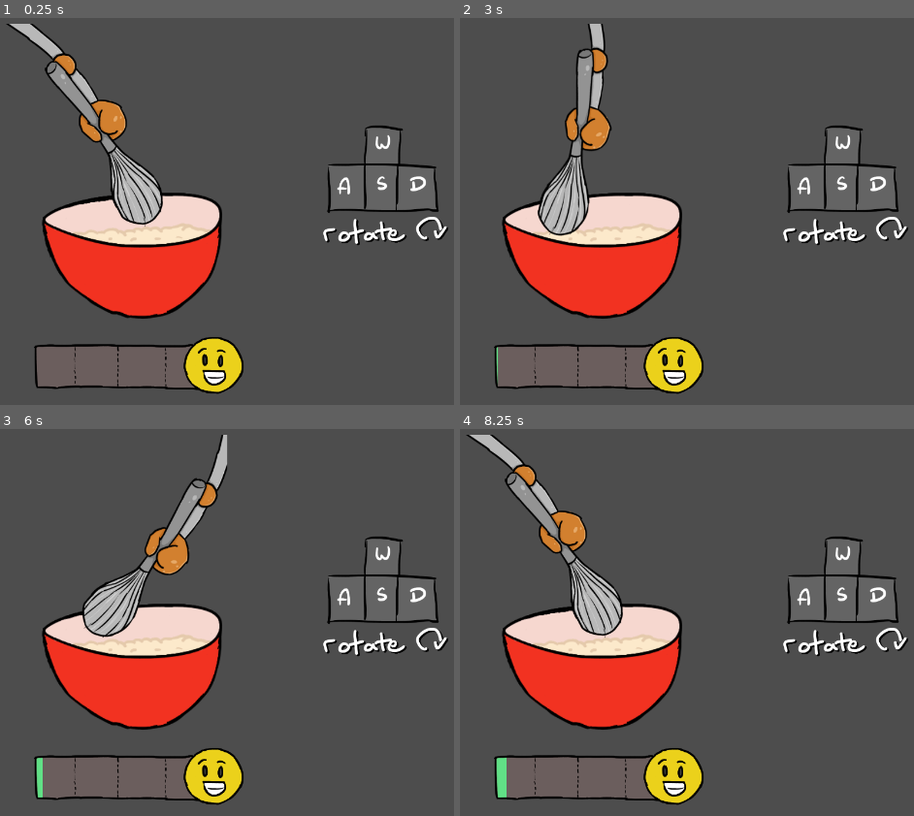
Above: before the commit, frames 1-4 (two rows, left to right).
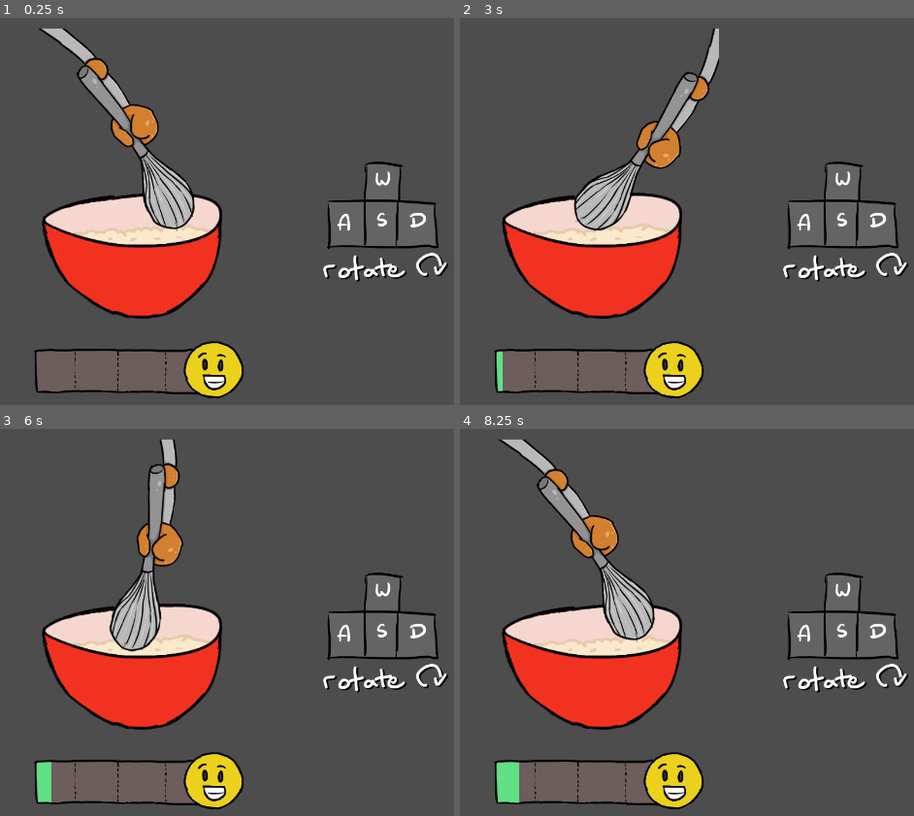
Above: after the commit, the same moments.

Repository: yanalex981/Tasty-Treads
Game: Godot game, scene res://Scenes/Microgames/StirMicrogame.tscn
Same seed, same stepped clock (60 frames per second), same inputs: the game is played once before the commit and once after it. This scene is started directly instead of the project's main scene.
Inputs:
- Up to frame 1 (0.25 s): no input
- Up to frame 2 (3 s): tap Enter (ui_accept) at 0.5, 0.77, 1.25, 1.52, 2, 2.75 s; hold D (right) 0.53-1.28 s; tap Space (interact) every 0.75 s from 0.6 to 2.85 s; hold S (down) 1.28-2.03 s; hold D (right) 2.03-2.78 s; hold W (up) from 2.78 s (still down)
- Up to frame 3 (6 s): tap Enter (ui_accept) at 3.02, 3.5, 3.77, 4.25, 4.52 s; release W (up) at 3.53 s; hold A (left) 3.53-5.03 s; tap Space (interact) every 0.75 s from 3.6 to 5.85 s; hold S (down) 5.03-5.78 s; hold D (right) from 5.78 s (still down)
- Up to frame 4 (8.25 s): tap Enter (ui_accept) at 6.02, 6.77, 7.52 s; release D (right) at 6.53 s; hold W (up) 6.53-7.28 s; tap Space (interact) at 6.6, 7.35, 8.1 s; hold D (right) 7.28-8.03 s; hold S (down) from 8.03 s (still down)

The runs differ from the first frame. In frame 1, 12% of the frame differs, in the area x 1-99%, y 1-99%; in frame 2, 12%, in the area x 7-99%, y 1-99%; in frame 3, 11%; in frame 4, 12%.

Commit message:
Added upgrade modes to the other minigames. Adjusted score evaluations.
Now minigames return a boolean value of whether the task of successful or no successful.

Diff:
--- a/Scenes/Microgames/OvenMicrogame.tscn
+++ b/Scenes/Microgames/OvenMicrogame.tscn
@@ -1,9 +1,10 @@
-[gd_scene load_steps=9 format=3 uid="uid://ds77dbghyaifc"]
+[gd_scene load_steps=10 format=3 uid="uid://ds77dbghyaifc"]
 
 [ext_resource type="Script" path="res://Scripts/Microgames/Oven/OvenMicrogame.gd" id="1_uo1gh"]
 [ext_resource type="Texture2D" uid="uid://dvwb0qsxl73xw" path="res://Assets/Microgames/oven.png" id="2_my1uw"]
 [ext_resource type="Texture2D" uid="uid://b0tmnyluad5ak" path="res://Assets/Microgames/Minigame UI/ovenBarUnder.png" id="3_g8yms"]
 [ext_resource type="Texture2D" uid="uid://b4l6scnj0u4a6" path="res://Assets/Controls/mash.png" id="3_qpd2i"]
+[ext_resource type="Texture2D" uid="uid://clyesl6hixtl4" path="res://Assets/Microgames/ovenPan.png" id="3_y23o3"]
 [ext_resource type="Texture2D" uid="uid://bpfv22do8kf4e" path="res://Assets/Microgames/Minigame UI/ovenBarFrame.png" id="4_45k3y"]
 [ext_resource type="Texture2D" uid="uid://chnslkw126ecb" path="res://Assets/Microgames/Minigame UI/ovenBarProgress.png" id="5_052ct"]
 [ext_resource type="Script" path="res://Scripts/Microgames/Oven/BakeLevelBar.gd" id="6_whq85"]
@@ -17,6 +18,7 @@
 texture = ExtResource("2_my1uw")
 
 [node name="Pan" type="Sprite2D" parent="Oven"]
+texture = ExtResource("3_y23o3")
 
 [node name="UI" type="Control" parent="."]
 layout_mode = 3
--- a/Scenes/Microgames/PouringMicrogame.tscn
+++ b/Scenes/Microgames/PouringMicrogame.tscn
@@ -157,6 +157,7 @@
 anchors_preset = 0
 offset_right = 1366.0
 offset_bottom = 771.0
+metadata/_edit_lock_ = true
 
 [node name="Controls" type="Sprite2D" parent="UI"]
 position = Vector2(216, 264)
--- a/Scenes/Microgames/StirMicrogame.tscn
+++ b/Scenes/Microgames/StirMicrogame.tscn
@@ -11,6 +11,7 @@
 
 [node name="StirMicrogame" type="Node2D"]
 script = ExtResource("1_noy1s")
+upgraded = true
 
 [node name="Bowl" type="Sprite2D" parent="."]
 position = Vector2(688, 424)
@@ -18,7 +19,7 @@
 texture = ExtResource("2_e6d6i")
 
 [node name="StirHand" type="Sprite2D" parent="."]
-position = Vector2(648, 232)
+position = Vector2(704, 240)
 scale = Vector2(0.765625, 0.765625)
 texture = ExtResource("2_hga18")
 hframes = 3
@@ -30,10 +31,10 @@
 anchor_top = 1.0
 anchor_right = 0.5
 anchor_bottom = 1.0
-offset_left = -444.082
-offset_top = -52.2448
-offset_right = 37.9184
-offset_bottom = 89.7552
+offset_left = -517.224
+offset_top = -52.2449
+offset_right = -35.2244
+offset_bottom = 89.7551
 grow_horizontal = 2
 grow_vertical = 0
 texture_under = ExtResource("4_qxkb8")
@@ -47,7 +48,7 @@
 offset_bottom = 771.0
 
 [node name="Controls" type="Sprite2D" parent="UI"]
-position = Vector2(1128, 328)
+position = Vector2(1128, 392)
 scale = Vector2(0.66, 0.66)
 texture = ExtResource("4_lcxx0")
 
--- a/Scripts/Microgames/Pouring/PouringMicrogame.gd
+++ b/Scripts/Microgames/Pouring/PouringMicrogame.gd
@@ -7,17 +7,17 @@
 @onready var end_display = $UI/EndUI
 
 const SUCC_RANGE = [3, 5] # 4 is the perfect fill level
-const BIG_OVERFLOW_FRAME = 7
 
-var anim_started = false
-var anim_speeds = [0.5, 1.5, 3]
-var dough_scales = [0.3, 0.5, 1]
-var tilt_intervals = [-30, -15, 0, 45]
-var success = false
+var anim_started : bool = false
+var anim_speeds : Array[float] = [0.5, 1.5, 3] # speeds for pan filling
+var dough_scales : Array[float] = [0.3, 0.5, 1] # scales for dough width when pouring
+var tilt_intervals : Array[int] = [-30, -15, 0, 45]
 
+var success : bool = false
 signal game_ended(results)
 
 func _process(_delta):
+	# stop game when user hits stop or if the pan overflows
 	if Input.is_action_just_pressed("interact") || pan_player == null:
 		end_display.show()
 		get_tree().paused = true
@@ -36,13 +36,15 @@
 		await get_tree().create_timer(1.0).timeout
 		queue_free()
 
-func _on_robot_bowl_pour_started(tilt):
+# Note: Should probably move bowl and pan under one node and move these functions there.
+func _on_robot_bowl_pour_started(tilt : float):
+	# instance check
 	if (pan_player == null):
 		return
 
-	# adjust speed (or amount filled) depending on the angle
+	# adjust amount poured depending on the angle
 	if !anim_started:
-		#begin filling
+		# begin filling
 		anim_started = true
 		pan_player.play("fill_up")
 	elif tilt > tilt_intervals[0] && tilt < tilt_intervals[1]:
@@ -58,6 +60,7 @@
 		pan_player.speed_scale = anim_speeds[2]
 		dough_player.play("pour_fast")
 
+
 func _on_robot_bowl_pour_stopped():
 	# stop the fill
 	pan_player.pause()
--- a/Scripts/Microgames/Pouring/RobotBowl.gd
+++ b/Scripts/Microgames/Pouring/RobotBowl.gd
@@ -3,22 +3,23 @@
 @onready var bowl = $Bowl
 @onready var dough = $Dough
 
-const MIN_TILT = -30
-const MAX_TILT = 45
+const MIN_TILT : int = -30 # degrees in rotation
+const MAX_TILT : int = 45
 
-var cur_tilt = 0
-var tilt_rate = 1
+var cur_tilt : float = 0
+var tilt_rate : int = 1
 
 signal pour_started(tilt)
 signal pour_stopped
 
 func _ready():
+	# set initial tilt degress
 	bowl.rotation_degrees = -45
 	dough.apply_scale(Vector2(0.5,1))
 
 # Called every frame. 'delta' is the elapsed time since the previous frame.
 func _process(_delta):
-	# tilt the hand based on input
+	# tilt the bowl based on input
 	if Input.is_action_pressed("left") && cur_tilt > MIN_TILT:
 		bowl.rotation_degrees -= tilt_rate
 	elif Input.is_action_pressed("right") && cur_tilt < MAX_TILT:
--- a/Scripts/Microgames/Stir/StirHand.gd
+++ b/Scripts/Microgames/Stir/StirHand.gd
@@ -2,41 +2,45 @@
 
 @onready var progress_bar = $StirProgressBar
 const SEQUENCE = ["up", "right", "down", "left"]
-const TOTAL_ROUNDS = 10
 
-var sequence_tracker = []
-var num_rounds = 0
-var keys_pressed = 0
-var progress_step = 0
+var total_rounds : int = 10
+var frames_per_input : int = 1
 
-var x_adjust = 10
+var sequence_tracker : Array[String] = []
+var num_rounds : int = 0
+var keys_pressed : int = 0
+
+var progress_step : int = 1
+var x_adjust : int = 10 # for the bar (determined visually for now)
 
 signal completed
 
 func _ready():
-	# -20 for smiley face overfill
-	progress_step = (progress_bar.max_value - x_adjust) / TOTAL_ROUNDS / SEQUENCE.size()
+	# -10 for smiley face overfill
+	progress_bar.max_value = (total_rounds * SEQUENCE.size()) + x_adjust
 
-func _process(delta):
+
+func _process(_delta):
+	# check and move the hand according to the input sequence
 	if Input.is_action_just_pressed("up") && sequence_tracker.is_empty():
 		sequence_tracker.append("up")
 		keys_pressed = 1
-		frame = (frame + 1) % hframes
+		move_hand()
 		progress_bar.value += progress_step
 	elif Input.is_action_just_pressed("right") && !sequence_tracker.is_empty() && sequence_tracker[keys_pressed-1] == "up":
 		sequence_tracker.append("right")
 		keys_pressed = 2
-		frame = (frame + 1) % hframes
+		move_hand()
 		progress_bar.value += progress_step
 	elif Input.is_action_just_pressed("down") && !sequence_tracker.is_empty() && sequence_tracker[keys_pressed-1] == "right":
 		sequence_tracker.append("down")
 		keys_pressed = 3
-		frame = (frame + 1) % hframes
+		move_hand()
 		progress_bar.value += progress_step
 	elif Input.is_action_just_pressed("left") && !sequence_tracker.is_empty() && sequence_tracker[keys_pressed-1] == "down":
 		sequence_tracker.append("left")
 		keys_pressed = 4
-		frame = (frame + 1) % hframes
+		move_hand()
 		progress_bar.value += progress_step
 
 	# reset key tracking once a round has completed
@@ -45,5 +49,16 @@
 		keys_pressed = 0
 		sequence_tracker = []
 
-	if num_rounds == TOTAL_ROUNDS:
+	if num_rounds == total_rounds:
 		emit_signal("completed")
+
+
+func set_upgrade(new_rounds : int, rate : int):
+	total_rounds = new_rounds
+	x_adjust = -20 # determined visually for now
+	frames_per_input = rate
+	progress_step = rate
+
+func move_hand():
+	for i in range(frames_per_input):
+		frame = (frame + 1) % hframes
--- a/Scripts/Microgames/Stir/StirMicrogame.gd
+++ b/Scripts/Microgames/Stir/StirMicrogame.gd
@@ -1,10 +1,22 @@
 extends Node2D
 
+@export var upgraded : bool = false : set = set_upgraded
+
+@onready var arm = $StirHand
 @onready var end_display = $UI/EndUI
 
+const UP_ROUNDS : int = 6
+const UP_SPEED : int = 2
+
 var success = false
+signal game_ended(results)
 
-signal game_ended(results)
+func _ready():
+	if upgraded:
+		arm.set_upgrade(UP_ROUNDS, UP_SPEED)
+
+func set_upgraded(status : bool):
+	upgraded = status
 
 func _on_stir_hand_completed():
 	# show the game is done
Binary file added: Assets/Microgames/ovenPan.png
Not shown, added: Assets/Microgames/ovenPan.png.import
